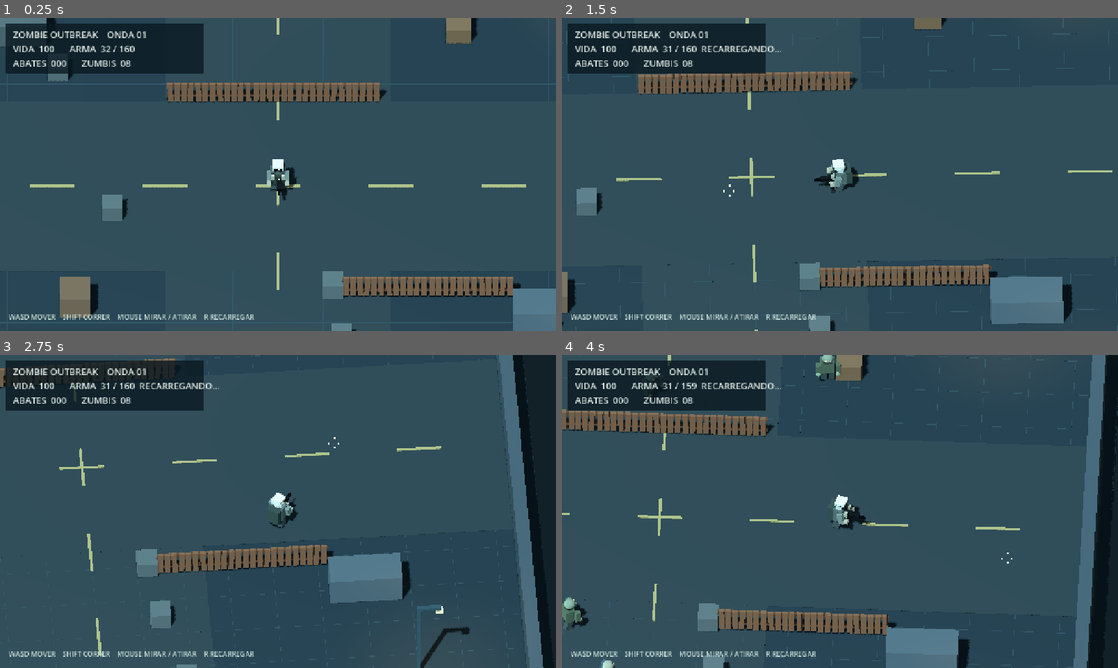
Above: before the commit, frames 1-4 (two rows, left to right).
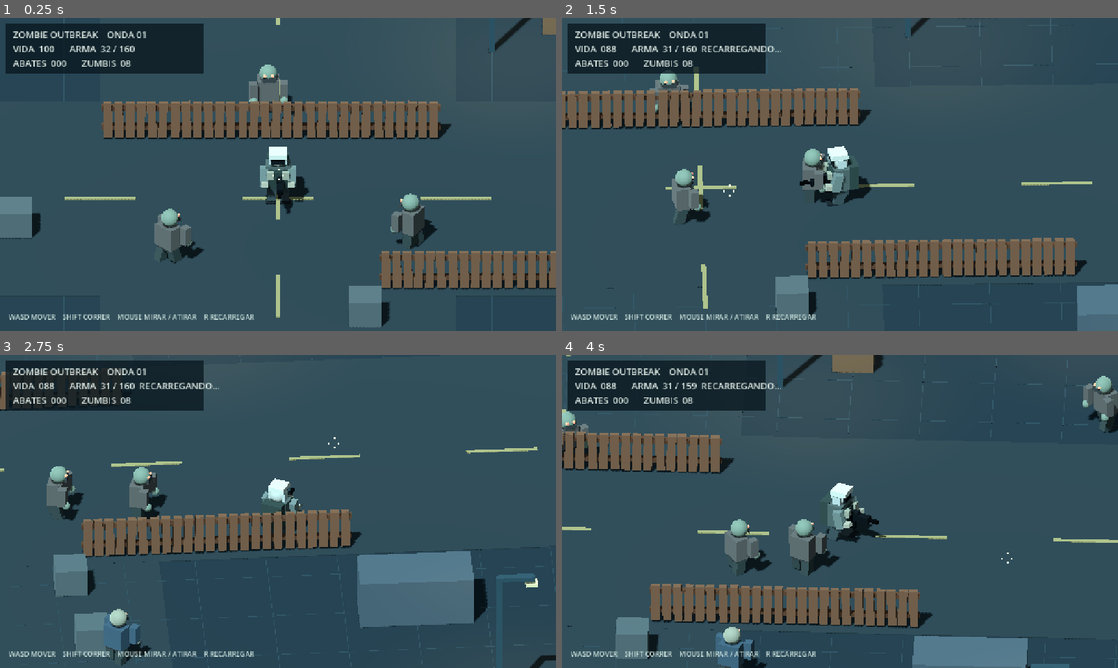
Above: after the commit, the same moments.

Repository: lulualcides-sys/Zumbi
Game: Godot game, scene res://scenes/Main.tscn
Two runs of this game, one before a commit and one after it. Both use one fixed random seed, a clock stepped at 60 frames per second and the inputs below.
Inputs (mouse positions are in pixels of both pictures, inside the frame that each line leads up to):
- Up to frame 1 (0.25 s): no input
- Up to frame 2 (1.5 s): tap Enter at 0.5 s; move the mouse to (962, 158) at 0.52 s; hold D 0.53-1.28 s; hold Enter 0.53-1.28 s; click (962, 158) at 0.67 s; move the mouse to (728, 190) at 1.27 s; hold S from 1.28 s (still down); tap R at 1.35 s
- Up to frame 3 (2.75 s): move the mouse to (333, 442) at 2.02 s; release S at 2.03 s; hold D from 2.03 s (still down); hold Shift from 2.03 s (still down)
- Up to frame 4 (4 s): move the mouse to (812, 574) at 2.77 s; release D at 2.78 s; release Shift at 2.78 s; hold W 2.78-3.53 s; tap Enter at 2.85 s; click (812, 574) at 2.92 s; move the mouse to (1006, 558) at 3.52 s; hold A from 3.53 s (still down); hold R from 3.53 s (still down)

The runs differ from the first frame. In frame 1, 21% of the frame differs, in the area x 0-100%, y 0-100%; in frame 2, 22%; in frame 3, 25%; in frame 4, 25%.

Commit message:
feat: closer low-angle 3/4 cinematic camera and visible zombies/props on first frame

Diff:
--- a/scripts/Main.gd
+++ b/scripts/Main.gd
@@ -11,7 +11,7 @@
 const MAG_SIZE := 32
 const MAX_ENEMIES := 26
 const WORLD_LIMIT := 17.0
-const CAMERA_OFFSET := Vector3(0.0, 15.5, 13.4)
+const CAMERA_OFFSET := Vector3(0.0, 9.3, 14.2)
 
 var rng := RandomNumberGenerator.new()
 var player: CharacterBody3D
@@ -129,9 +129,9 @@
         _visual_box(self, Vector3(float(row) * 2.0, 0.018, 0), Vector3(0.018, 0.008, 39.0), tint)
         _visual_box(self, Vector3(0, 0.018, float(row) * 2.0), Vector3(39.0, 0.008, 0.018), tint)
     for i in range(5):
-        _fence_segment(Vector3(-4.0 + float(i) * 1.9, 0.65, -5.0))
+        _fence_segment(Vector3(-4.0 + float(i) * 1.9, 0.65, -3.1))
     for i in range(4):
-        _fence_segment(Vector3(3.8 + float(i) * 1.9, 0.65, 6.4))
+        _fence_segment(Vector3(3.8 + float(i) * 1.9, 0.65, 4.6))
     _solid_box(Vector3(-11.7, 0.68, -9.0), Vector3(2.9, 1.35, 1.6), Color("#505d5e"), 7)
     _solid_box(Vector3(12.0, 0.72, 8.0), Vector3(3.2, 1.45, 1.5), Color("#516066"), 7)
     _solid_box(Vector3(-9.0, 0.6, 7.0), Vector3(1.35, 1.18, 1.4), Color("#755c46"), 4)
@@ -149,13 +149,14 @@
     _street_lamp(Vector3(-15, 0, -13))
     _street_lamp(Vector3(14, 0, 13))
     _street_lamp(Vector3(14, 0, -12))
+    _street_lamp(Vector3(6.0, 0, -7.6))
     # Props CC0 com geometria, UVs, materiais e silhuetas reais. Fallback
     # permanece jogavel quando o pacote visual ainda nao foi instalado.
     Artwork.add_prop(self, "container_green.gltf", Vector3(-12, 0.02, -13), 0.77, 0.22)
-    Artwork.add_prop(self, "pallet.gltf", Vector3(-8.5, 0.02, -8.0), 1.0, 0.45)
-    Artwork.add_prop(self, "barrel.gltf", Vector3(9.7, 0.02, -6.8), 1.0)
-    Artwork.add_prop(self, "barrel.gltf", Vector3(10.6, 0.02, -7.1), 1.0)
-    Artwork.add_prop(self, "traffic_barrier.gltf", Vector3(-8.8, 0.02, 11), 1.15, -0.32)
+    Artwork.add_prop(self, "pallet.gltf", Vector3(-3.1, 0.02, 2.1), 1.0, 0.45)
+    Artwork.add_prop(self, "barrel.gltf", Vector3(4.8, 0.02, -2.4), 1.0)
+    Artwork.add_prop(self, "barrel.gltf", Vector3(5.6, 0.02, -2.2), 1.0)
+    Artwork.add_prop(self, "traffic_barrier.gltf", Vector3(-5.6, 0.02, 1.0), 1.15, -0.32)
 
 func _create_player() -> void:
     player = CharacterBody3D.new()
@@ -169,7 +170,7 @@
     camera = Camera3D.new()
     camera.name = "ThreeQuarterCamera"
     camera.projection = Camera3D.PROJECTION_ORTHOGONAL
-    camera.size = 13.9
+    camera.size = 8.8
     camera.near = 0.1
     camera.far = 110.0
     camera.current = true
@@ -409,6 +410,11 @@
     pending_spawns = mini(5 + wave * 3, MAX_ENEMIES)
     spawn_timer = 0.6
     wave_delay = 0
+    # Mostrar o combate ja no primeiro quadro, em vez de iniciar com arena vazia.
+    if wave == 1:
+        for angle in [0.55, 2.35, 4.65]:
+            _spawn_zombie(5.0, float(angle))
+            pending_spawns -= 1
 
 func _advance_wave(delta: float) -> void:
     if pending_spawns > 0:
@@ -425,11 +431,11 @@
     else:
         wave_delay = 0.0
 
-func _spawn_zombie() -> void:
+func _spawn_zombie(distance: float = 15.0, fixed_angle: float = -1.0) -> void:
     if zombies.size() >= MAX_ENEMIES:
         return
-    var angle := rng.randf_range(0, TAU)
-    var location := player.global_position + Vector3(cos(angle) * 15, 0, sin(angle) * 15)
+    var angle := fixed_angle if fixed_angle >= 0.0 else rng.randf_range(0, TAU)
+    var location := player.global_position + Vector3(cos(angle) * distance, 0, sin(angle) * distance)
     location.x = clampf(location.x, -WORLD_LIMIT, WORLD_LIMIT)
     location.z = clampf(location.z, -WORLD_LIMIT, WORLD_LIMIT)
     location.y = 0.88
